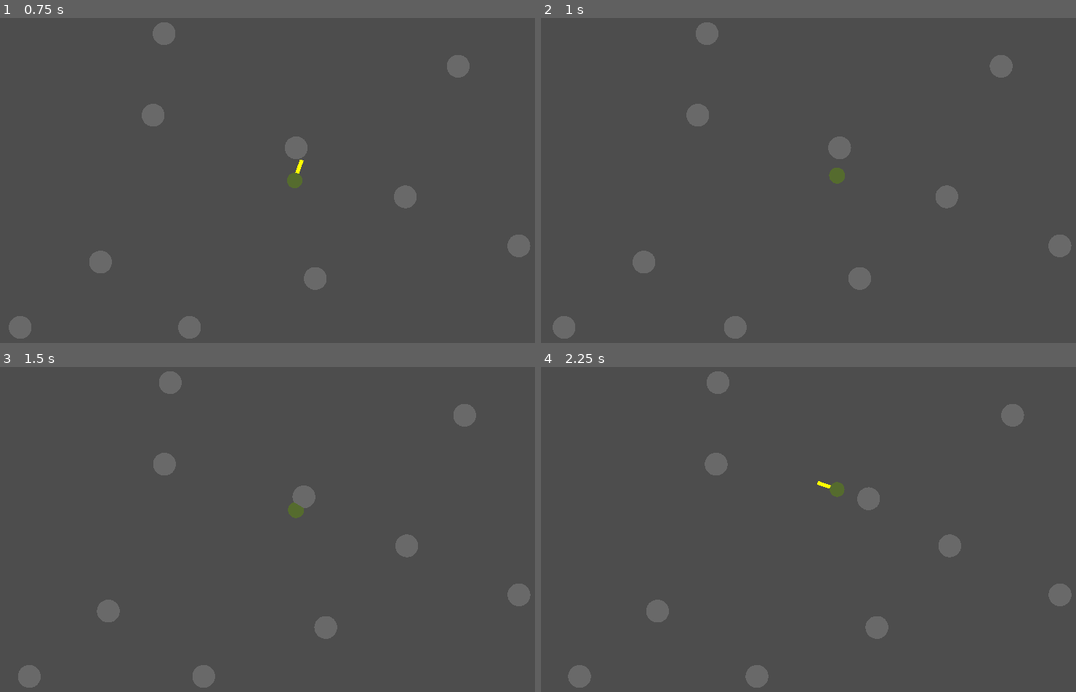
Above: before the commit, frames 1-4 (two rows, left to right).
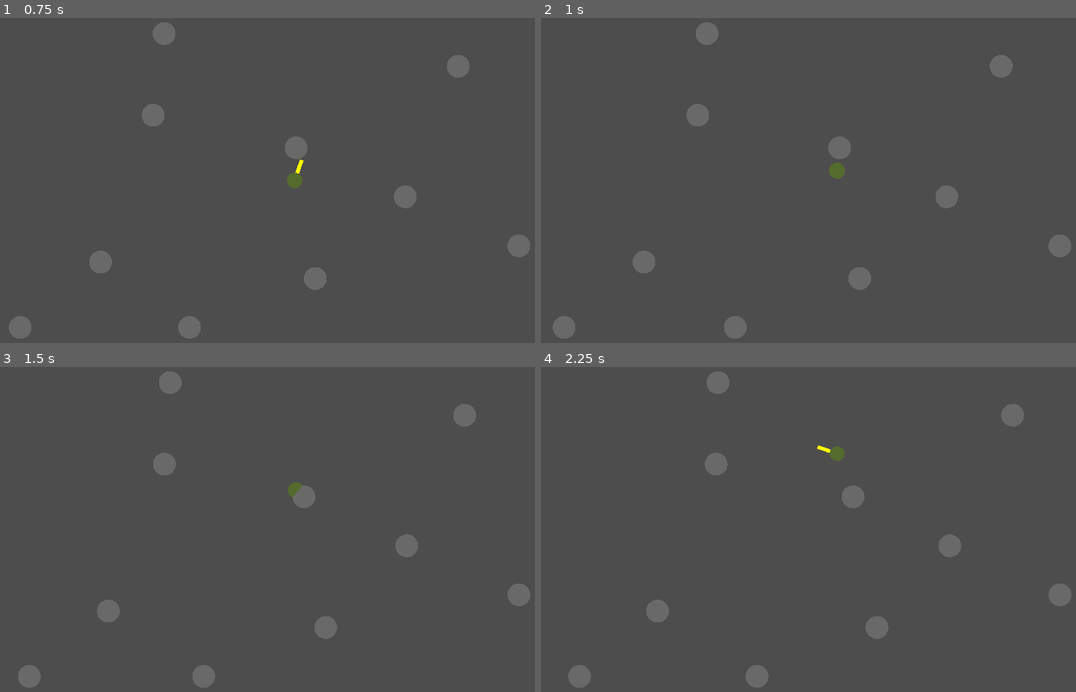
Above: after the commit, the same moments.

Repository: ralabate/cylinder-sorcerer
Game: Godot game, scene res://main.tscn
Two runs of this game, one before a commit and one after it. Both use one fixed random seed, a clock stepped at 60 frames per second and the inputs below.
Inputs:
- Up to frame 1 (0.75 s): hold W from 0.53 s (still down); hold J from 0.53 s (still down)
- Up to frame 2 (1 s): keep holding W; keep holding J
- Up to frame 3 (1.5 s): keep holding W; release J at 1.28 s; tap H at 1.35 s
- Up to frame 4 (2.25 s): release W at 2.03 s; hold A from 2.03 s (still down); hold J from 2.03 s (still down)

Frame 1 is identical in both runs. In frame 2, less than 0.1% of the frame differs, in the area x 53-57%, y 44-52%; in frame 3, 0.2%; in frame 4, 0.6%, in the area x 51-64%, y 24-45%.

Commit message:
increase player speed lengthen baddie hurt animation

Diff:
--- a/cylinder-sorcerer/main.gd
+++ b/cylinder-sorcerer/main.gd
@@ -1,6 +1,6 @@
 extends Node3D
 
-const PLAYER_SPEED = 0.03
+const PLAYER_SPEED = 0.06
 const PLAYER_RADIUS = 0.5
 const PLAYER_SIZE = 1.0
 const PLAYER_ATTACK_ROOT_MOTION = 1.0
@@ -15,7 +15,7 @@
 const BADDIE_COUNT = 10
 const BADDIE_SPEED = 0.02
 const BADDIE_RADIUS = 0.7
-const BADDIE_HURT_FRAMES = 12
+const BADDIE_HURT_FRAMES = 14
 const BADDIE_HP = 3
 
 const CAMERA_SHAKE_FRAMES = BADDIE_HURT_FRAMES + 3
@@ -155,12 +155,10 @@
 				sword_pivot.transform = sword_pivot.transform.rotated(Vector3.UP, 1.7 * PLAYER_SWORD_ATTACK_ANGLE_INCREMENT)
 				player.pos.x += cos(player.theta) * (PLAYER_ATTACK_ROOT_MOTION / PLAYER_SWORD_FRAMES)
 				player.pos.z -= sin(player.theta) * (PLAYER_ATTACK_ROOT_MOTION / PLAYER_SWORD_FRAMES)
-				#sword.get_active_material(0).albedo_color = Color.WHITE
 			_ when sword_frame < PLAYER_SWORD_FRAMES:
 				sword_pivot.transform = sword_pivot.transform.rotated(Vector3.UP, 0.45 * PLAYER_SWORD_ATTACK_ANGLE_INCREMENT)
 				player.pos.x += cos(player.theta) * (PLAYER_ATTACK_ROOT_MOTION / PLAYER_SWORD_FRAMES) * 0.3
 				player.pos.z -= sin(player.theta) * (PLAYER_ATTACK_ROOT_MOTION / PLAYER_SWORD_FRAMES) * 0.3
-				#sword.get_active_material(0).albedo_color = Color.YELLOW
 
 	else:
 		sword_pivot.transform = Transform3D.IDENTITY
@@ -225,33 +223,33 @@
 			match b.hurt_frame:
 				1:
 					b.mesh_instance.get_active_material(0).albedo_color = Color.DIM_GRAY
-					b.mesh_instance.scale = Vector3(0.7, 0.7, 0.7)
-					b.pos += b.knockback_dir * -0.20
+					b.mesh_instance.scale = Vector3(0.9, 0.9, 0.9)
+					b.pos += b.knockback_dir * -0.05
 					b.pos.x += randf_range(-1.0, 1.0) * 0.1
 					b.pos.z += randf_range(-1.0, 1.0) * 0.1
 
 				2:
 					b.mesh_instance.get_active_material(0).albedo_color = Color.WHITE
-					b.mesh_instance.scale = Vector3(0.9, 0.9, 0.9)
-					b.pos += b.knockback_dir * 0.50
+					b.mesh_instance.scale = Vector3(0.8, 0.8, 0.8)
+					b.pos += b.knockback_dir * -0.05
 					b.pos.x += randf_range(-1.0, 1.0) * 0.09
 					b.pos.z += randf_range(-1.0, 1.0) * 0.09
 				3:
 					b.mesh_instance.get_active_material(0).albedo_color = Color.WHITE
 					b.mesh_instance.scale = Vector3(1.35, 1.35, 1.35)
-					b.pos += b.knockback_dir * 0.20
+					b.pos += b.knockback_dir * 0.50
 					b.pos.x += randf_range(-1.0, 1.0) * 0.08
 					b.pos.z += randf_range(-1.0, 1.0) * 0.08
 				4:
 					b.mesh_instance.get_active_material(0).albedo_color = Color.WHITE
 					b.mesh_instance.scale = Vector3(1.2, 1.2, 1.2)
-					b.pos += b.knockback_dir * 0.10
+					b.pos += b.knockback_dir * 0.20
 					b.pos.x += randf_range(-1.0, 1.0) * 0.07
 					b.pos.z += randf_range(-1.0, 1.0) * 0.07
 				5:
 					b.mesh_instance.get_active_material(0).albedo_color = Color.DIM_GRAY
 					b.mesh_instance.scale = Vector3(1.1, 1.1, 1.1)
-					b.pos += b.knockback_dir * 0.07
+					b.pos += b.knockback_dir * 0.17
 					b.pos.x += randf_range(-1.0, 1.0) * 0.06
 					b.pos.z += randf_range(-1.0, 1.0) * 0.06
 				_ when b.hurt_frame < BADDIE_HURT_FRAMES:
